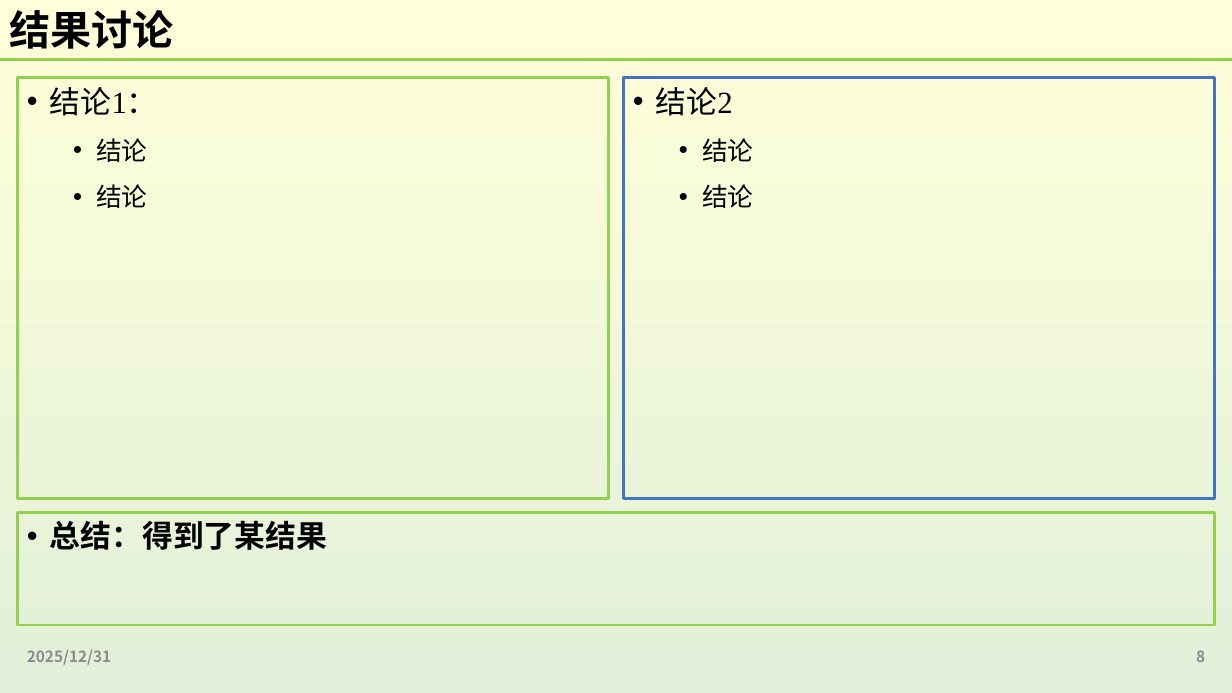
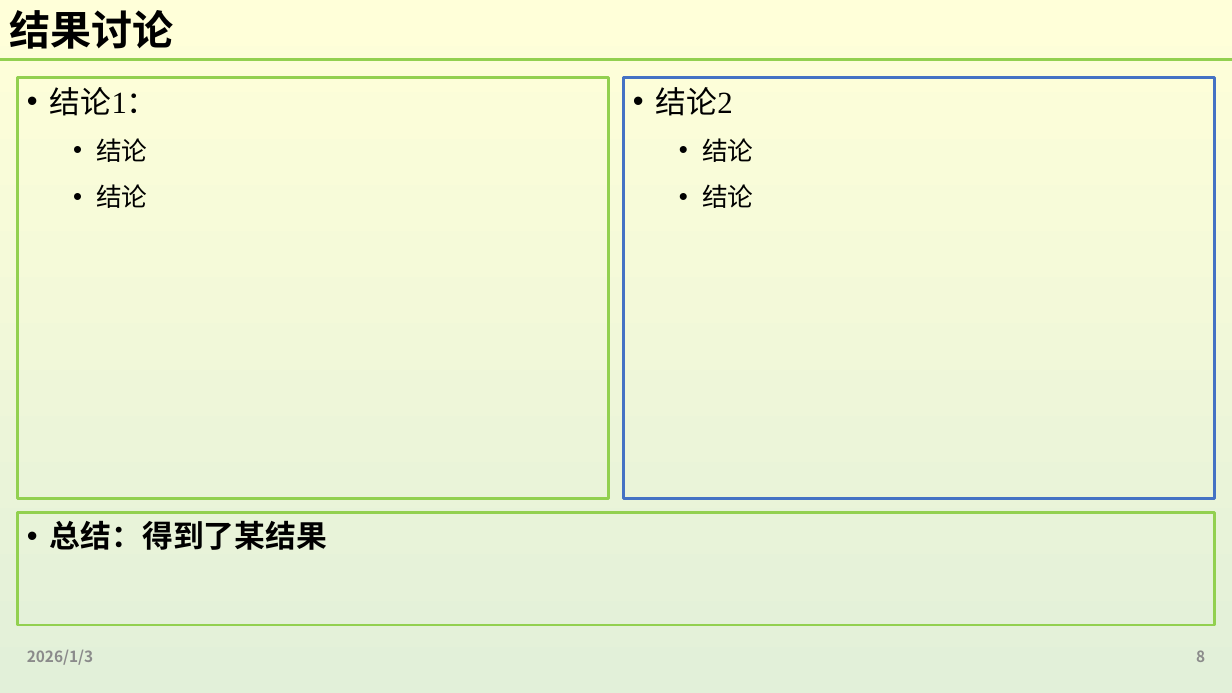
Before and after one commit to XYChouMian/XYChouMian-TJU-PPT-Template, a slide deck: slide 8 of 王芊翔-模板-简洁.pptx. Drawn at 1232x693 pixels with LibreOffice and Linux fonts; fonts in the diff are those of the drawing; background and template pictures are left out. Boxes give left, top, right and bottom in pixels: in the first picture for what was removed or moved away, otherwise in the second. Text is boxed around its words. In the diff, an @@ line names an element or a change of style, - is before the commit and + after.

```diff
--- a/王芊翔-模板-简洁.pptx
+++ b/王芊翔-模板-简洁.pptx
@@ text at box(27, 649, 93, 665): text changed @@
-2025/12/31
+2026/1/3
```
Also in this commit, not shown: 2 other slides changed.
